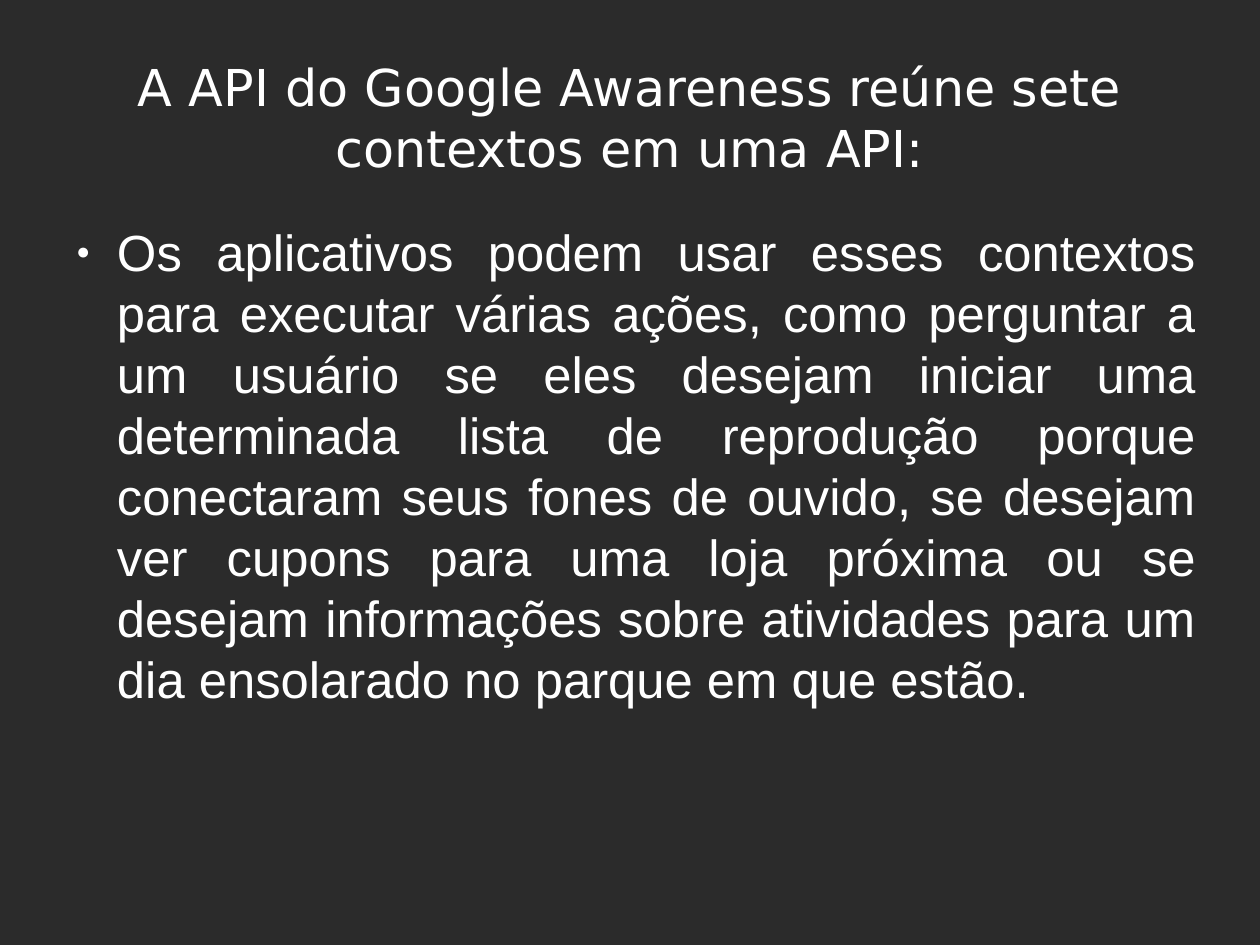
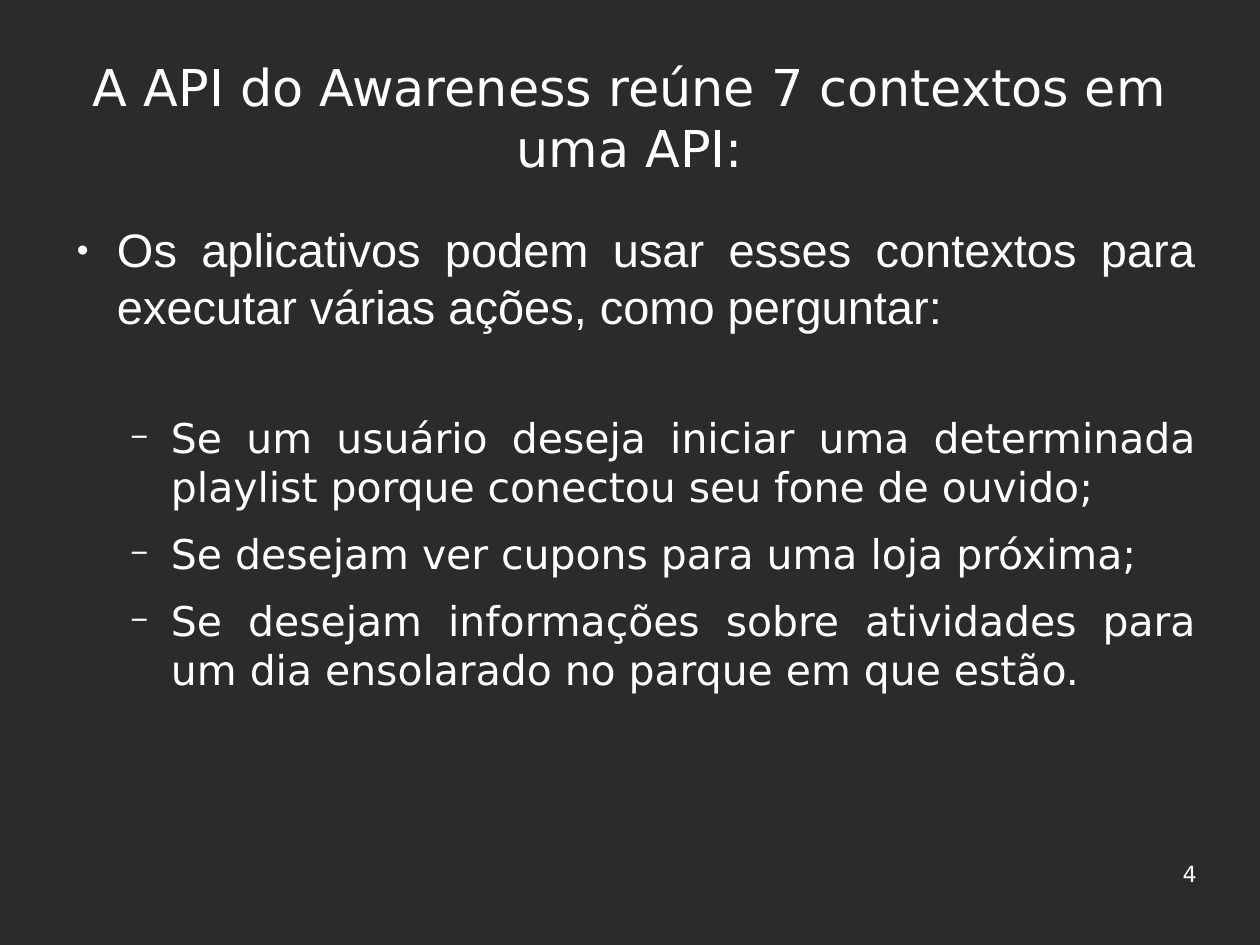
Before and after one commit to felipekian/seminario_FelipeDerkian_ISE_UFRR_2019, a slide deck: slide 4 of Seminário - ISE.odp. Drawn at 1260x945 pixels with LibreOffice and Linux fonts; fonts in the diff are those of the drawing; background and template pictures are left out; a plain dark background stands for a picture behind light text. Boxes give left, top, right and bottom in pixels: in the first picture for what was removed or moved away, otherwise in the second. Text is boxed around its words. In the diff, an @@ line names an element or a change of style, - is before the commit and + after.

```diff
--- a/Seminário - ISE.odp
+++ b/Seminário - ISE.odp
@@ title at (x1=93, y1=65, x2=1166, y2=168): text changed @@
-A API do Google Awareness reúne sete contextos em uma API:
+A API do Awareness reúne 7 contextos em uma API:
@@ text at (x1=117, y1=233, x2=1196, y2=694): text changed; size 32 to 25.8 pt; font Arial to DejaVu Sans @@
-● Os aplicativos podem usar esses contextos para executar várias ações, como perguntar a um usuário se eles desejam iniciar uma determinada lista de reprodução porque conectaram seus fones de ouvido, se desejam ver cupons para uma loja próxima ou se desejam informações sobre atividades para um dia ensolarado no parque em que estão.
+● Os aplicativos podem usar esses contextos para executar várias ações, como perguntar:
+  − Se um usuário deseja iniciar uma determinada playlist porque conectou seu fone de ouvido;
+  − Se desejam ver cupons para uma loja próxima;
+  − Se desejam informações sobre atividades para um dia ensolarado no parque em que estão.
@@ page number added at (x1=1183, y1=865, x2=1197, y2=882), 14 pt, text #FFFFFF @@
+4
```
Also in this commit, not shown: 9 other slides changed, 2 slides added, 2 slides removed, 3 other files.
